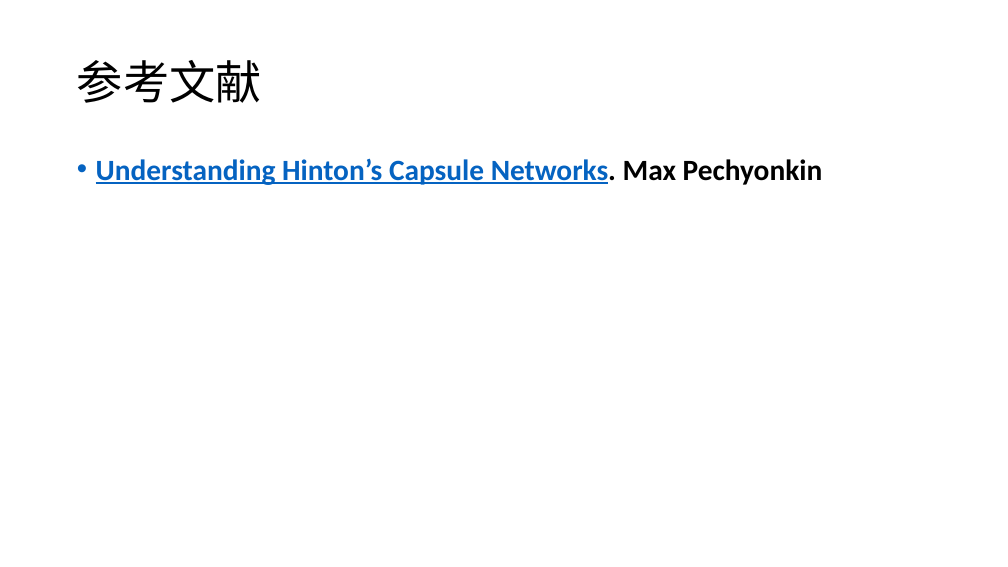
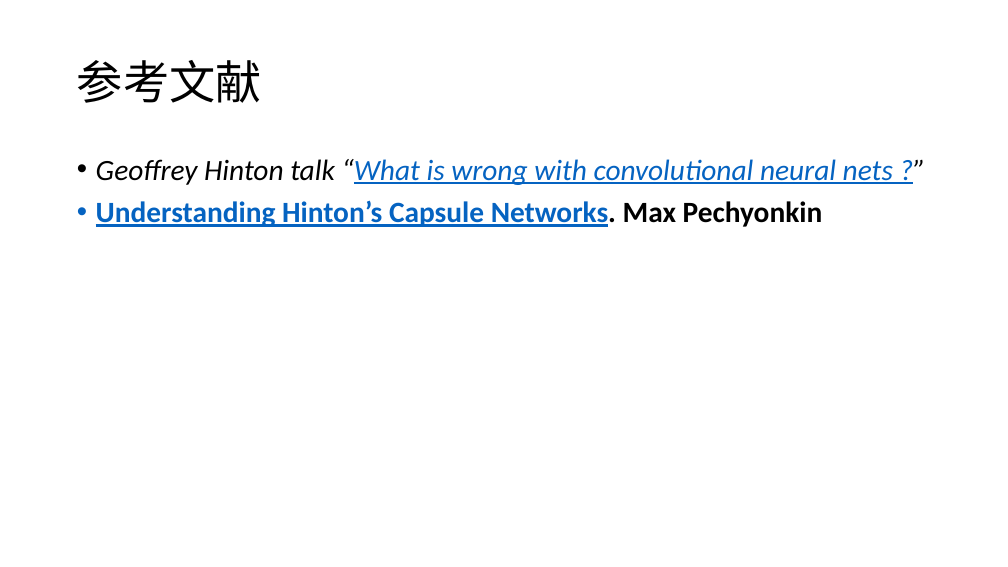
Before and after one commit to foamliu/Learning-DL, a slide deck: slide 11 of capsnet/CapsNet.pptx (slide 10 before the commit). Drawn at 1008x567 pixels with LibreOffice and Linux fonts; fonts in the diff are those of the drawing. Boxes give left, top, right and bottom in pixels: in the first picture for what was removed or moved away, otherwise in the second. Text is boxed around its words. In the diff, an @@ line names an element or a change of style, - is before the commit and + after.

```diff
--- a/capsnet/CapsNet.pptx
+++ b/capsnet/CapsNet.pptx
@@ text at <box>96,159,893,185</box>: paragraph added @@
+• Geoffrey Hinton talk “What is wrong with convolutional neural nets ?”
```
Also in this commit, not shown: 2 slides added, 1 slide removed, 2 other files.
